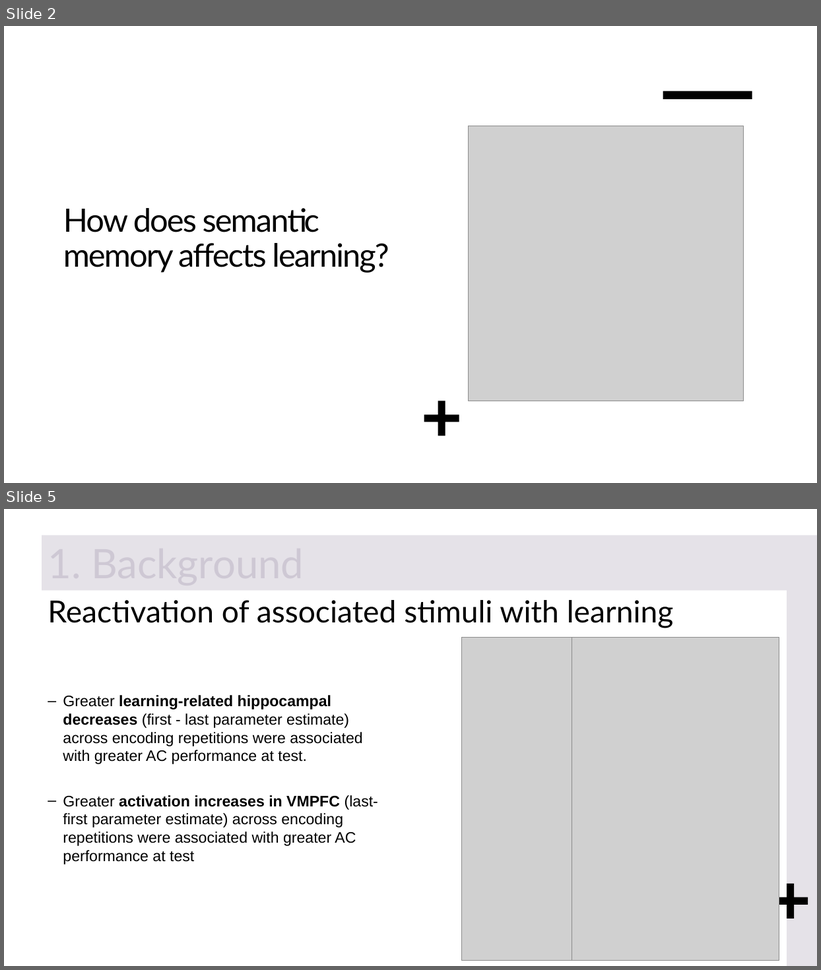
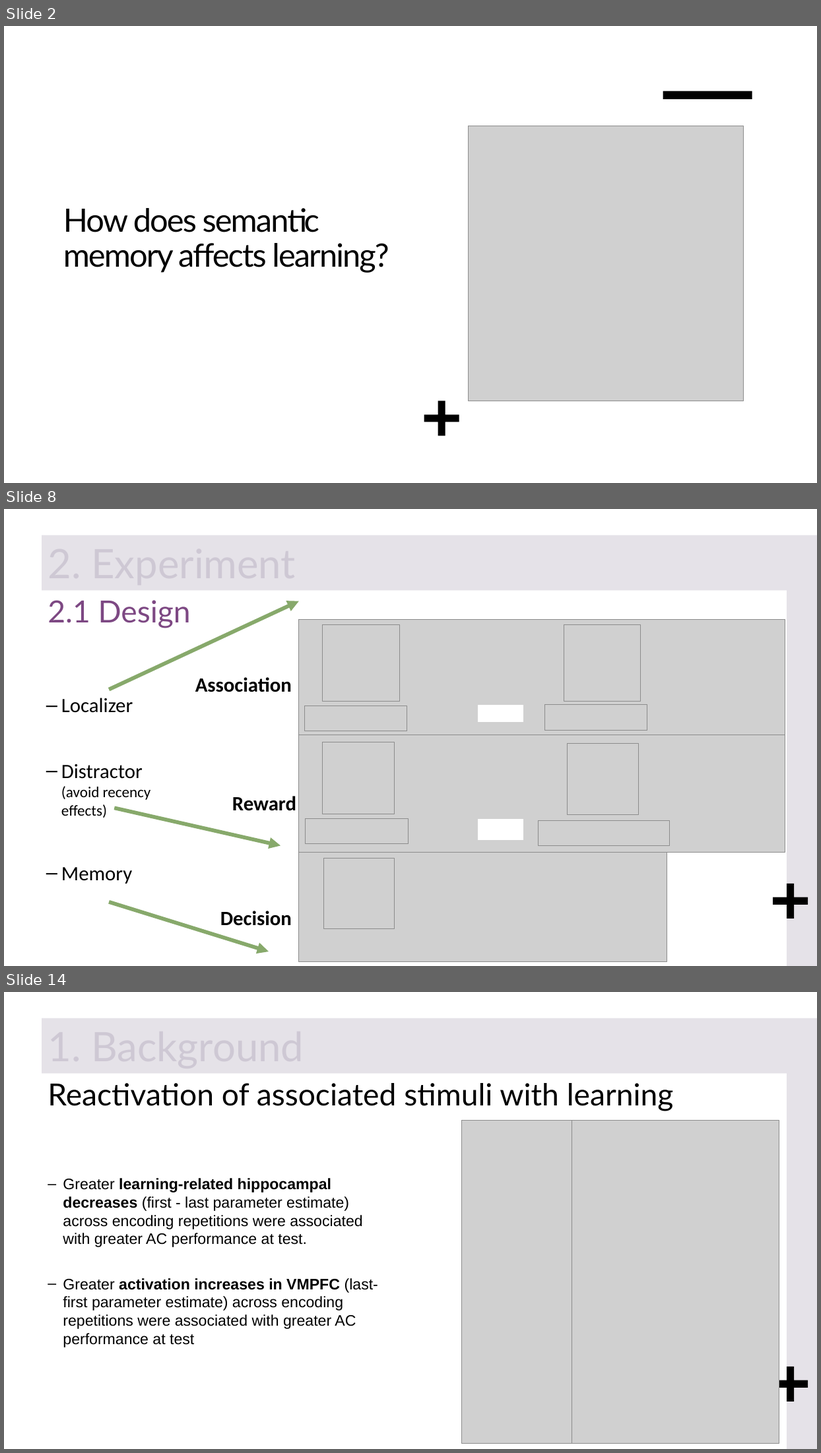
Before and after one commit to FlorianLeprevost/SemLink, a slide deck: BIONpres.pptx. Shown one above the other, each under a label of ours: slides 2 and 5 before the commit, slides 2, 8 and 14 after it; the slides between them are not shown. The pictures are 821x970 and 821x1453 pixels, drawn with LibreOffice and Linux fonts; fonts in the diff are those of the drawing; grey boxes stand for pictures. Boxes give left, top, right and bottom in pixels: in the first picture for what was removed or moved away, otherwise in the second. Text is boxed around its words. In the diff, an @@ line names an element or a change of style, - is before the commit and + after.

```diff
--- a/BIONpres.pptx
+++ b/BIONpres.pptx
@@ slide 8 added at box(4, 509, 817, 966), background #FFFFFF; not listed: 2 template elements that a slide beside it also shows @@
@@ rectangle added at box(42, 535, 817, 591), fill #E5E2E8 @@
@@ title added at box(48, 600, 191, 628), 36 pt, text #7D4883 @@
+2.1 Design
@@ arrow added from (109, 690) to (299, 601), #87A96B 4.5 pt @@
@@ picture added at box(299, 619, 785, 738) @@
@@ picture added at box(322, 625, 399, 702) @@
@@ picture added at box(564, 625, 641, 702) @@
@@ text added at box(195, 677, 296, 926), 24 pt, text #000000, bold @@
+Association
+Reward
+Decision
@@ text added at box(61, 698, 151, 884), 24 pt, text #000000 @@
+– Localizer
+– Distractor (avoid recency effects)
+– Memory
@@ picture added at box(305, 706, 407, 731) @@
@@ rectangle added at box(478, 706, 523, 722), fill #FFFFFF, outline #FFFFFF 1 pt @@
@@ picture added at box(545, 705, 648, 730) @@
@@ picture added at box(299, 735, 785, 853) @@
@@ picture added at box(323, 743, 395, 815) @@
@@ picture added at box(567, 743, 639, 815) @@
@@ arrow added from (114, 809) to (281, 846), #87A96B 4.5 pt @@
@@ picture added at box(306, 819, 408, 844) @@
@@ rectangle added at box(478, 819, 523, 840), fill #FFFFFF, outline #FFFFFF 1 pt @@
@@ picture added at box(539, 821, 669, 846) @@
@@ picture added at box(299, 848, 667, 962) @@
@@ picture added at box(324, 859, 395, 929) @@
@@ arrow added from (109, 902) to (269, 952), #87A96B 4.5 pt @@
@@ rectangle added at box(521, 919, 733, 937), fill #FFFFFF, outline #FFFFFF 1 pt @@
@@ what was slide 5 is now slide 14 @@
```
Also in this commit, not shown: 1 slide changed, 9 other slides added, 2 slides removed.
